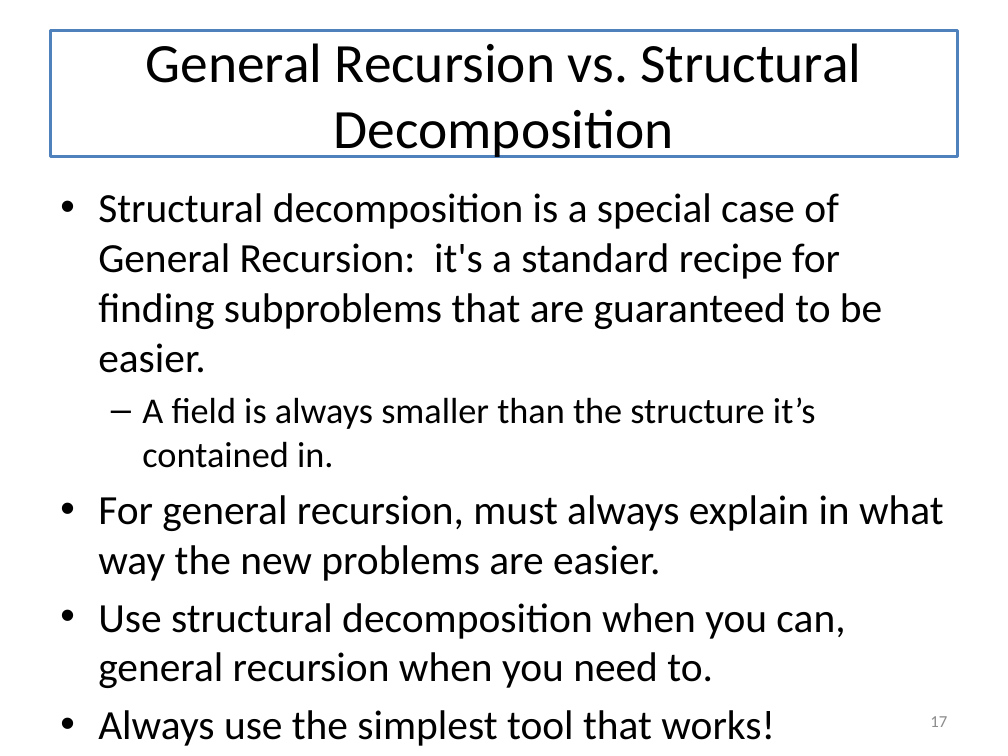
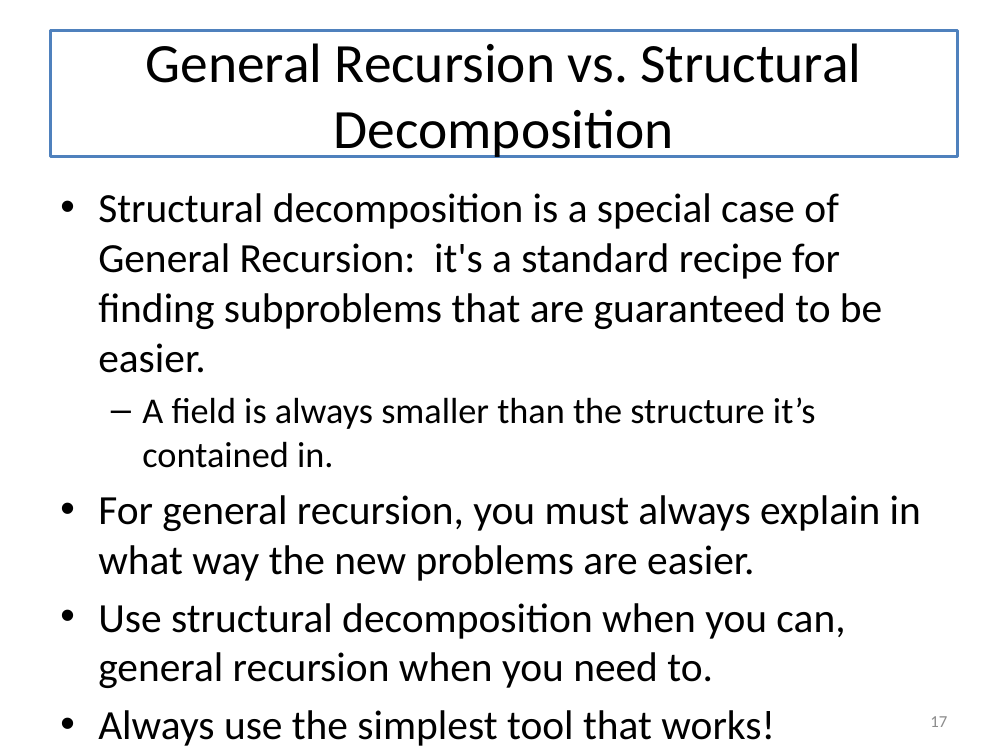
Before and after one commit to mwand/cs5010f16, a slide deck: slide 17 of Slides/Lesson 8.2 Halting Measures.pptx. Drawn at 1008x756 pixels with LibreOffice and Linux fonts; fonts in the diff are those of the drawing. Boxes give left, top, right and bottom in pixels: in the first picture for what was removed or moved away, otherwise in the second. Text is boxed around its words. In the diff, an @@ line names an element or a change of style, - is before the commit and + after.

```diff
--- a/Slides/Lesson 8.2 Halting Measures.pptx
+++ b/Slides/Lesson 8.2 Halting Measures.pptx
@@ text at <box>98,495,921,581</box>: text changed @@
-• For general recursion, must always explain in what way the new problems are easier.
+• For general recursion, you must always explain in what way the new problems are easier.
```
Also in this commit, not shown: 4 other slides changed, 1 other file.
